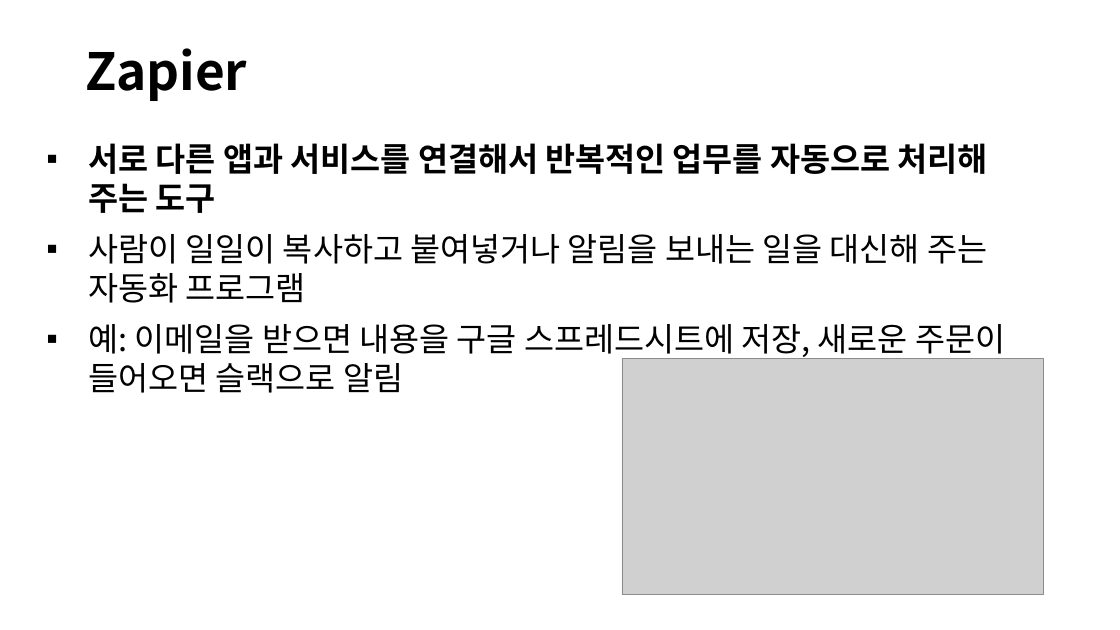
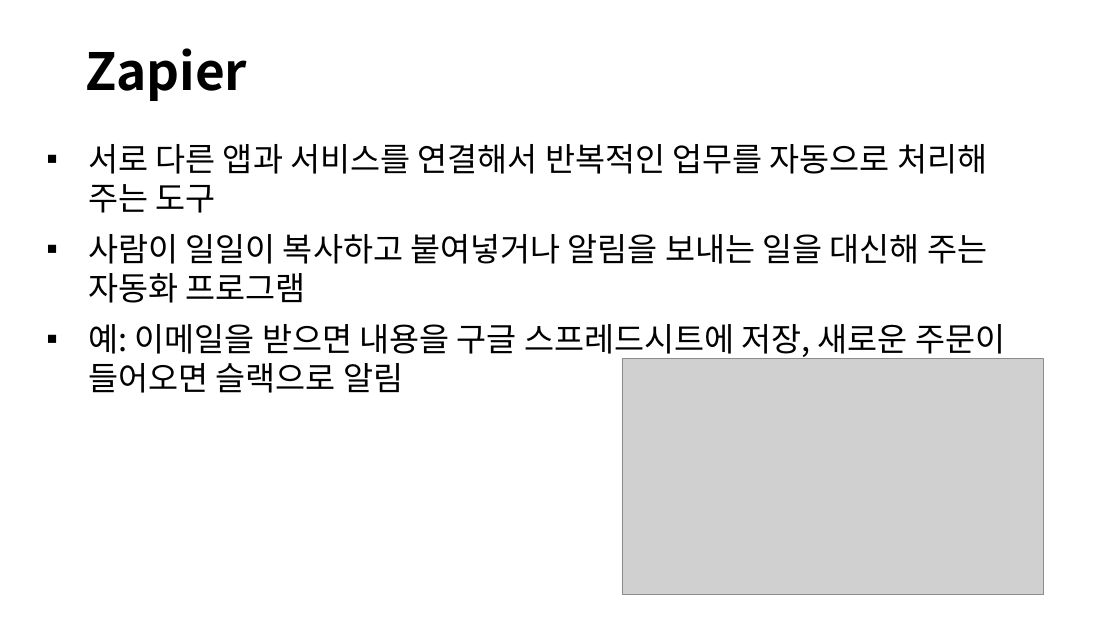
Before and after one commit to denverkim/snw, a slide deck: slide 69 of DAY3_생성형 AI 실무활용.pptx. Drawn at 1120x630 pixels with LibreOffice and Linux fonts; fonts in the diff are those of the drawing; grey boxes stand for pictures. Boxes give left, top, right and bottom in pixels: in the first picture for what was removed or moved away, otherwise in the second. Text is boxed around its words. In the diff, an @@ line names an element or a change of style, - is before the commit and + after.

```diff
--- a/DAY3_생성형 AI 실무활용.pptx
+++ b/DAY3_생성형 AI 실무활용.pptx
@@ text at box(88, 144, 987, 213): bold off in "서로 다른 앱과 서비스를 연결해서 반복적인 업무를 ..." @@
```
Also in this commit, not shown: 3 other slides changed, 4 slides added, 1 other file.
